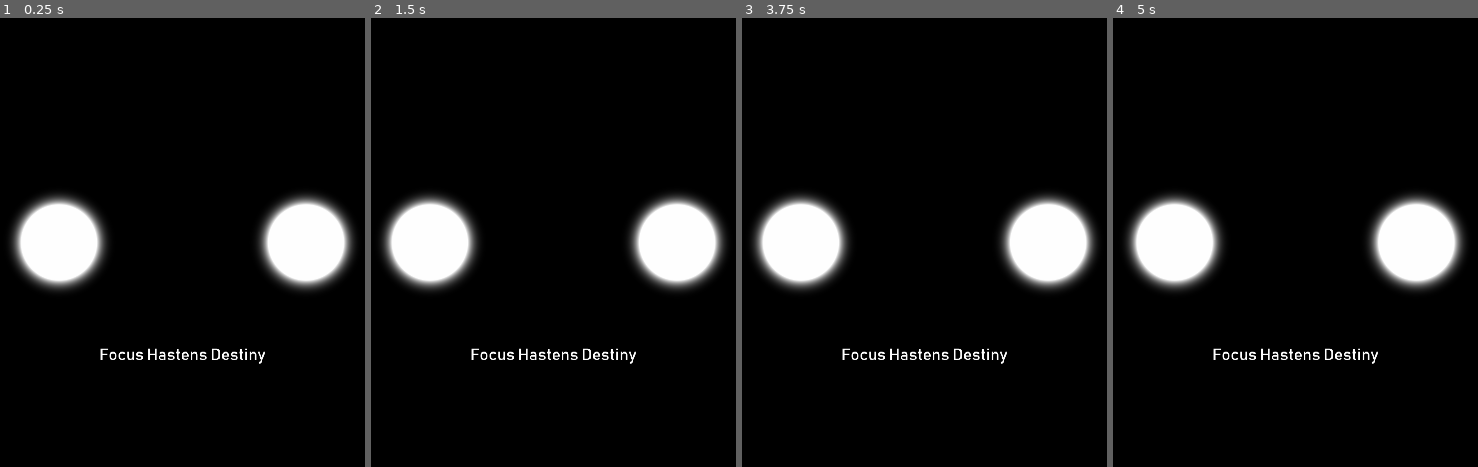
Above: before the commit, frames 1-4 (left to right).
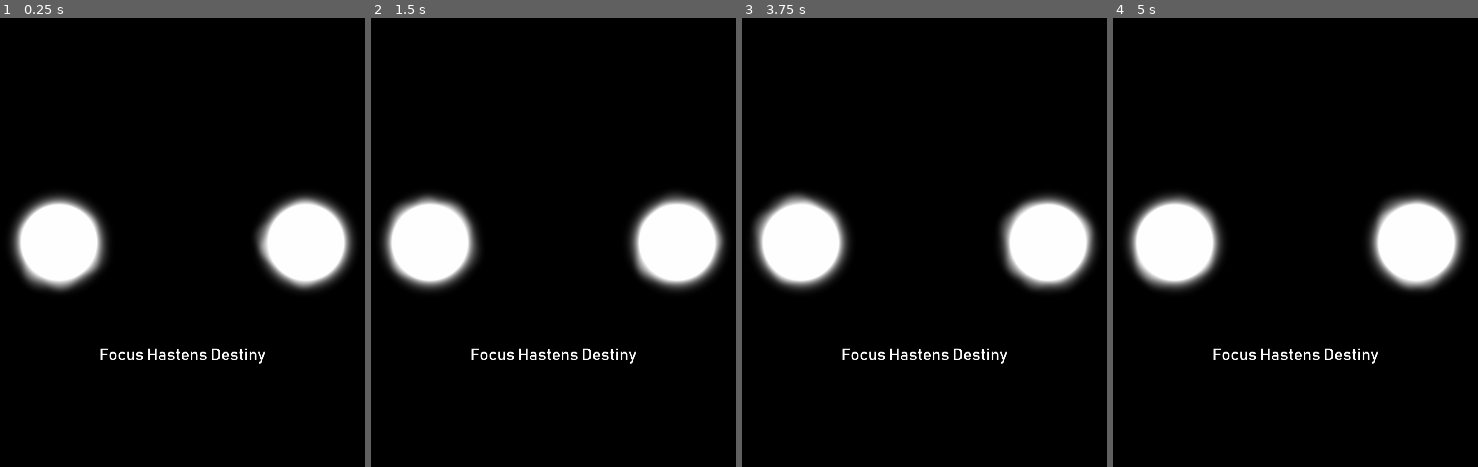
Above: after the commit, the same moments.

Repository: Dark-Gran/Spirit-Circles
Game: Godot game, scene res://src/world/levels/Level_017.tscn
Same seed, same stepped clock (60 frames per second), same inputs: the game is played once before the commit and once after it. This scene is started directly instead of the project's main scene.
Inputs (mouse positions are in pixels of both pictures, inside the frame that each line leads up to):
- Up to frame 1 (0.25 s): no input
- Up to frame 2 (1.5 s): move the mouse to (728, 220) at 0.52 s; hold Right (ui_right) 0.53-1.28 s; tap Space (ui_accept) at 0.77 s; move the mouse to (392, 264) at 1.27 s; hold Left (ui_left) from 1.28 s (still down)
- Up to frame 3 (3.75 s): tap Space (ui_accept) at 1.52, 3.02 s; move the mouse to (1004, 143) at 2.02 s; release Left (ui_left) at 2.03 s; hold Right (ui_right) 2.03-3.53 s; move the mouse to (884, 332) at 2.77 s; move the mouse to (outside the picture) at 3.52 s; hold Left (ui_left) from 3.53 s (still down)
- Up to frame 4 (5 s): keep holding Left (ui_left); tap Space (ui_accept) at 3.77, 4.52 s; move the mouse to (outside the picture) at 4.27 s

The runs differ from the first frame. In frame 1, 0.5% of the frame differs, in the area x 6-85%, y 40-61%; in frame 2, 0.4%; in frame 3, 0.6%, in the area x 3-96%, y 39-60%; in frame 4, 0.5%.
Error before the commit: Invalid operands 'Nil' and 'float' in operator '*'. (res://src/world/Circle.gd:391)
Error after the commit: Invalid operands 'Nil' and 'float' in operator '*'. (res://src/world/Circle.gd:394)

Commit message:
inner blue particles

Diff:
--- a/src/world/Circle.gd
+++ b/src/world/Circle.gd
@@ -2,6 +2,7 @@
 class_name Circle
 
 var ParticlesWhite = preload("res://src/world/circle_particles/ParticlesWhite.tscn")
+var ParticlesBlue = preload("res://src/world/circle_particles/ParticlesBlue.tscn")
 
 enum ColorType {WHITE, BLUE, GREEN, RED}
 const ct_dict = {
@@ -12,7 +13,7 @@
 	},
 	ColorType.BLUE: {
 		"color": Color.blue,
-		"speed": 1,
+		"speed": 0.8,
 		"lowest_power": 10
 	},
 	ColorType.GREEN: {
@@ -89,6 +90,8 @@
 	match (color_type):
 		ColorType.WHITE:
 			particles = ParticlesWhite.instance()
+		ColorType.BLUE:
+			particles = ParticlesBlue.instance()
 	if particles != null:
 		add_child(particles)
 
--- a/src/world/Circle.tscn
+++ b/src/world/Circle.tscn
@@ -1,13 +1,33 @@
-[gd_scene load_steps=6 format=2]
+[gd_scene load_steps=10 format=2]
 
 [ext_resource path="res://src/world/Circle.gd" type="Script" id=1]
 [ext_resource path="res://assets/circle.png" type="Texture" id=2]
 [ext_resource path="res://assets/circle_shader.gdshader" type="Shader" id=3]
+[ext_resource path="res://assets/little_white_64.png" type="Texture" id=4]
 
 [sub_resource type="ShaderMaterial" id=1]
 shader = ExtResource( 3 )
 
-[sub_resource type="CircleShape2D" id=5]
+[sub_resource type="Gradient" id=9]
+offsets = PoolRealArray( 0, 0.712418, 1 )
+colors = PoolColorArray( 0, 0.054902, 1, 1, 0, 0.054902, 1, 1, 0, 0.054902, 1, 0 )
+
+[sub_resource type="GradientTexture" id=8]
+gradient = SubResource( 9 )
+
+[sub_resource type="ParticlesMaterial" id=10]
+flag_disable_z = true
+direction = Vector3( 0, 0, 0 )
+spread = 180.0
+gravity = Vector3( 0, 0, 0 )
+initial_velocity = 29.0
+orbit_velocity = 0.1
+orbit_velocity_random = 0.0
+damping = 40.0
+scale = 0.01
+color_ramp = SubResource( 8 )
+
+[sub_resource type="CircleShape2D" id=2]
 
 [node name="Circle" type="KinematicBody2D" groups=[
 "circles",
@@ -15,13 +35,24 @@
 script = ExtResource( 1 )
 
 [node name="Sprite" type="Sprite" parent="."]
+modulate = Color( 0, 0.0392157, 1, 1 )
 material = SubResource( 1 )
 scale = Vector2( 0.092, 0.092 )
 texture = ExtResource( 2 )
 
+[node name="Particles2D2" type="Particles2D" parent="."]
+visible = false
+z_index = -1
+emitting = false
+amount = 32
+speed_scale = 0.2
+visibility_rect = Rect2( -50, -50, 100, 100 )
+process_material = SubResource( 10 )
+texture = ExtResource( 4 )
+
 [node name="CollisionShape2D" type="CollisionShape2D" parent="."]
 visible = false
-shape = SubResource( 5 )
+shape = SubResource( 2 )
 
 [node name="RayCastA" type="RayCast2D" parent="."]
 visible = false
--- /dev/null
+++ b/src/world/circle_particles/ParticlesBlue.tscn
@@ -0,0 +1,35 @@
+[gd_scene load_steps=5 format=2]
+
+[ext_resource path="res://assets/little_white_64.png" type="Texture" id=1]
+
+[sub_resource type="Gradient" id=5]
+offsets = PoolRealArray( 0, 0.385621, 0.633987, 1 )
+colors = PoolColorArray( 0.776471, 0.788235, 1, 0, 0, 0.054902, 1, 1, 0, 0.054902, 1, 1, 0, 0.054902, 1, 0 )
+
+[sub_resource type="GradientTexture" id=4]
+gradient = SubResource( 5 )
+
+[sub_resource type="ParticlesMaterial" id=6]
+flag_disable_z = true
+direction = Vector3( 0, 0, 0 )
+spread = 180.0
+gravity = Vector3( 0, 0, 0 )
+initial_velocity = 13.0
+orbit_velocity = 0.5
+orbit_velocity_random = 0.0
+damping = 10.0
+scale = 0.15
+scale_random = 0.12
+color_ramp = SubResource( 4 )
+hue_variation = -0.1
+hue_variation_random = 0.85
+
+[node name="Particles" type="Node2D"]
+
+[node name="Particles2D" type="Particles2D" parent="."]
+amount = 16
+preprocess = 6.0
+speed_scale = 0.1
+visibility_rect = Rect2( -50, -50, 100, 100 )
+process_material = SubResource( 6 )
+texture = ExtResource( 1 )
--- a/src/world/circle_particles/ParticlesWhite.tscn
+++ b/src/world/circle_particles/ParticlesWhite.tscn
@@ -20,14 +20,15 @@
 damping = 10.0
 scale = 0.15
 scale_random = 0.12
-color_ramp = SubResource( 3 )
+color_ramp = SubResource( 2 )
 
 [node name="Particles" type="Node2D"]
 
 [node name="Particles2D" type="Particles2D" parent="."]
 z_index = -1
 amount = 16
+preprocess = 6.0
 speed_scale = 0.2
 visibility_rect = Rect2( -50, -50, 100, 100 )
-process_material = SubResource( 5 )
+process_material = SubResource( 3 )
 texture = ExtResource( 1 )
Not shown: 1 places in src/world/Circle.tscn that only renumber resources
Not shown: 1 places in src/world/circle_particles/ParticlesWhite.tscn that only renumber resources
